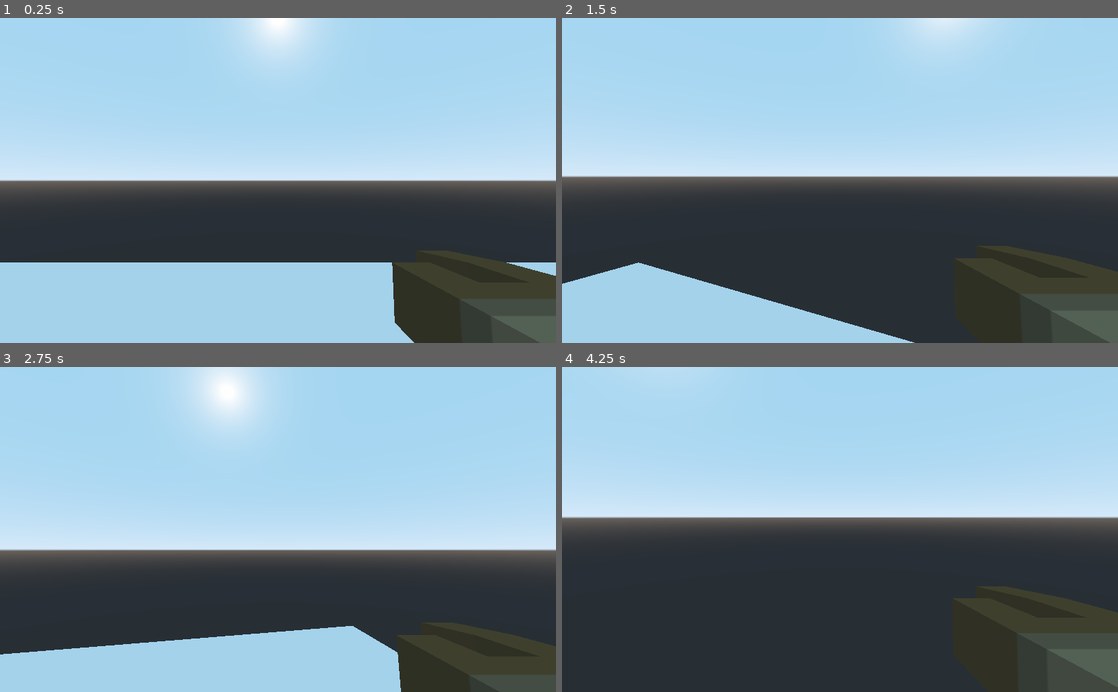
Above: before the commit, frames 1-4 (two rows, left to right).
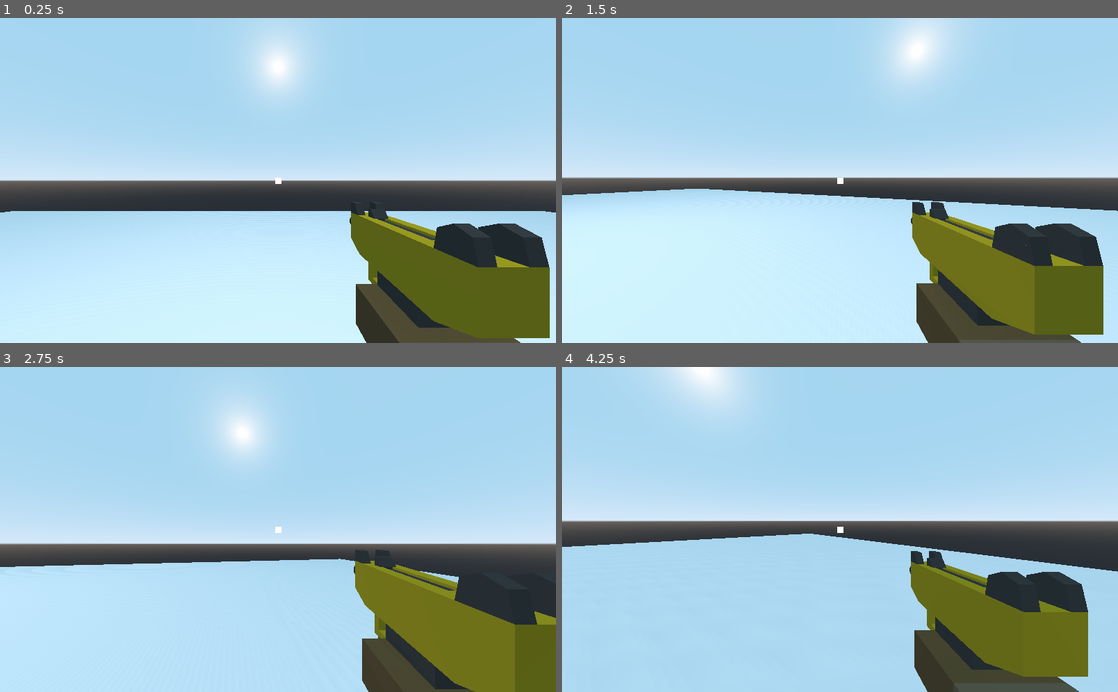
Above: after the commit, the same moments.

Repository: enumox/3d-fps-course
Game: Godot game, scene res://Game.tscn
The game is run twice, just before and just after one commit, with the same random seed, the same clock (stepped at 60 frames per second) and the same inputs.
Inputs (mouse positions are in pixels of both pictures, inside the frame that each line leads up to):
- Up to frame 1 (0.25 s): no input
- Up to frame 2 (1.5 s): move the mouse to (867, 180) at 0.52 s; hold D (move_right) 0.53-1.28 s; hold W (move_front) 0.53-1.28 s; tap Space (jump) at 0.77, 0.8, 1.07, 1.35 s; move the mouse to (812, 180) at 1.27 s; hold S (move_back) from 1.28 s (still down)
- Up to frame 3 (2.75 s): tap Space (jump) at 1.52, 1.82, 2.3 s; tap W (move_front) at 1.55 s; move the mouse to (289, 523) at 2.02 s; release S (move_back) at 2.03 s; hold D (move_right) from 2.03 s (still down); hold W (move_front) from 2.03 s (still down)
- Up to frame 4 (4.25 s): move the mouse to (834, 536) at 2.77 s; release W (move_front) at 2.78 s; tap W (move_front) at 2.85 s; tap Space (jump) at 3.02, 3.32, 3.6, 3.77, 4.07 s; move the mouse to (878, 532) at 3.52 s; release D (move_right) at 3.53 s; hold A (move_left) from 3.53 s (still down)

The runs differ from the first frame. In frame 1, 39% of the frame differs, in the area x 0-100%, y 0-100%; in frame 2, 43%; in frame 3, 31%; in frame 4, 44%.

Commit message:
Player movement improved, arm movement added

Diff:
--- a/final-project/Game.tscn
+++ b/final-project/Game.tscn
@@ -1,10 +1,15 @@
-[gd_scene load_steps=4 format=2]
+[gd_scene load_steps=6 format=2]
 
 [ext_resource path="res://player/Player.tscn" type="PackedScene" id=1]
 
 [sub_resource type="CubeMesh" id=1]
 
 [sub_resource type="ConvexPolygonShape" id=2]
+points = PoolVector3Array( -1, 1, 1, 1, 1, -1, 1, 1, 1, -1, 1, -1, -1, -1, 1, 1, -1, -1, 1, -1, 1, -1, -1, -1, 1, 1, 1, -1, 1, -1, 1, 1, -1, -1, 1, 1, 1, -1, 1, -1, -1, -1, 1, -1, -1, -1, -1, 1, 1, 1, 1, -1, -1, 1, -1, 1, 1, 1, -1, 1, 1, 1, -1, -1, -1, -1, -1, 1, -1, 1, -1, -1 )
+
+[sub_resource type="CubeMesh" id=3]
+
+[sub_resource type="ConvexPolygonShape" id=4]
 points = PoolVector3Array( -1, 1, 1, 1, 1, -1, 1, 1, 1, -1, 1, -1, -1, -1, 1, 1, -1, -1, 1, -1, 1, -1, -1, -1, 1, 1, 1, -1, 1, -1, 1, 1, -1, -1, 1, 1, 1, -1, 1, -1, -1, -1, 1, -1, -1, -1, -1, 1, 1, 1, 1, -1, -1, 1, -1, 1, 1, 1, -1, 1, 1, 1, -1, -1, -1, -1, -1, 1, -1, 1, -1, -1 )
 
 [node name="Game" type="Node"]
@@ -14,12 +19,56 @@
 move_speed = 25.0
 
 [node name="Floor" type="MeshInstance" parent="."]
-editor/display_folded = true
 transform = Transform( 61.5615, 0, 0, 0, 1, 0, 0, 0, 37.9698, 0, 0, 0 )
 mesh = SubResource( 1 )
 material/0 = null
 
 [node name="StaticBody" type="StaticBody" parent="Floor"]
+editor/display_folded = true
 
 [node name="CollisionShape" type="CollisionShape" parent="Floor/StaticBody"]
 shape = SubResource( 2 )
+
+[node name="CanvasLayer" type="CanvasLayer" parent="."]
+
+[node name="Control" type="Control" parent="CanvasLayer"]
+anchor_right = 1.0
+anchor_bottom = 1.0
+mouse_filter = 2
+
+[node name="ColorRect" type="ColorRect" parent="CanvasLayer/Control"]
+anchor_left = 0.5
+anchor_top = 0.5
+anchor_right = 0.5
+anchor_bottom = 0.5
+margin_left = -5.5
+margin_top = -5.5
+margin_right = 5.5
+margin_bottom = 5.5
+
+[node name="MeshInstance" type="MeshInstance" parent="."]
+transform = Transform( 1, 0, 0, 0, 1, 0, 0, 0, 1, 0, 2, 9 )
+mesh = SubResource( 3 )
+material/0 = null
+
+[node name="StaticBody" type="StaticBody" parent="MeshInstance"]
+
+[node name="CollisionShape" type="CollisionShape" parent="MeshInstance/StaticBody"]
+shape = SubResource( 4 )
+
+[node name="MeshInstance2" type="MeshInstance" parent="."]
+transform = Transform( 1, 0, 0, 0, 1, 0, 0, 0, 1, -9, 2, 6 )
+mesh = SubResource( 3 )
+material/0 = null
+
+[node name="StaticBody" type="StaticBody" parent="MeshInstance2"]
+
+[node name="CollisionShape" type="CollisionShape" parent="MeshInstance2/StaticBody"]
+shape = SubResource( 4 )
+
+[node name="OmniLight" type="OmniLight" parent="."]
+transform = Transform( 1, 0, 0, 0, 1, 0, 0, 0, 1, 0, 38, 0 )
+light_energy = 0.5
+shadow_enabled = true
+shadow_color = Color( 0.258824, 0.258824, 0.258824, 1 )
+omni_range = 83.0783
--- a/final-project/player/Player.gd
+++ b/final-project/player/Player.gd
@@ -2,35 +2,47 @@
 class_name Player
 
 onready var camera : Camera = $Camera
-onready var right_arm : Spatial = $Mesh/RightArm
+onready var right_arm : Spatial = $Body/RightArm
 
-export var move_speed := 250.0
-export var gravity := 2500.0
-export var jump_force := 1000.0
+export var move_speed := 1250.0
+export var gravity := 75.0
+export var jump_force := 20.0
+export var acceleration := 5.0
+export(float, 1.0, 3.0) var deceleration_factor := 2.0
 
 var velocity := Vector3()
 var yaw := 0
+var current_jump_force := 0.0
 
 
 func _ready() -> void:
 	Input.set_mouse_mode(Input.MOUSE_MODE_CAPTURED)
 
 
+func _process(delta: float) -> void:
+	right_arm.rotation_degrees.x = -camera.rotation_degrees.x - 90.0
+
+
 func _physics_process(delta: float) -> void:
-	var motion := Vector3(int(Input.is_action_pressed("move_right")) - int(Input.is_action_pressed("move_left")),
-		0, int(Input.is_action_pressed("move_back")) - int(Input.is_action_pressed("move_front")))
+	var motion := Vector3(Input.get_action_strength("move_right") - Input.get_action_strength("move_left"),
+		0, Input.get_action_strength("move_back") - Input.get_action_strength("move_front"))
 
-	velocity = motion.normalized() * move_speed
+	var desired_velocity := motion.normalized() * move_speed
+
+	desired_velocity = desired_velocity.rotated(Vector3.UP, rotation.y)
+	var factor := 1.0 if desired_velocity != Vector3.ZERO else deceleration_factor
+	velocity.x = lerp(velocity.x, desired_velocity.x, 5.0 * delta * factor)
+	velocity.z = lerp(velocity.z, desired_velocity.z, 5.0 * delta * factor)
 
 	velocity.y -= gravity * delta
 
 	if is_on_floor() and Input.is_action_just_pressed("jump"):
 		velocity.y = jump_force
 
-	velocity = move_and_slide(velocity.rotated(Vector3.UP, rotation.y), Vector3.UP)
+	velocity = move_and_slide(velocity, Vector3.UP)
 
 
-func _unhandled_input(event: InputEvent) -> void:
+func _input(event: InputEvent) -> void:
 	if event is InputEventMouseMotion:
 		yaw = yaw - event.relative.x * camera.mouse_sensitivity
 		rotation.y = deg2rad(yaw)
--- a/final-project/player/Player.tscn
+++ b/final-project/player/Player.tscn
@@ -1,8 +1,9 @@
-[gd_scene load_steps=10 format=2]
+[gd_scene load_steps=11 format=2]
 
 [ext_resource path="res://player/Player.gd" type="Script" id=1]
 [ext_resource path="res://assets/actors/lambert1.material" type="Material" id=2]
-[ext_resource path="res://player/PlayerCamera.gd" type="Script" id=3]
+[ext_resource path="res://assets/weapons/uziGold.obj" type="ArrayMesh" id=3]
+[ext_resource path="res://player/PlayerCamera.gd" type="Script" id=4]
 
 [sub_resource type="ArrayMesh" id=1]
 resource_name = "Body1"
@@ -49,8 +50,7 @@
 "vertex_count": 52
 }
 
-[sub_resource type="ArrayMesh" id=3]
-resource_name = "ArmLeft1"
+[sub_resource type="ArrayMesh" id=4]
 surfaces/0 = {
 "aabb": AABB( 2, 5, -1, 2, 7, 2.00001 ),
 "array_data": PoolByteArray( 0, 0, 0, 64, 0, 0, 16, 65, 0, 0, 128, 63, 0, 0, 127, 0, 126, 0, 0, 127, 117, 58, 146, 50,  …(7228 unchanged characters)…
@@ -64,8 +64,7 @@
 "vertex_count": 79
 }
 
-[sub_resource type="ArrayMesh" id=4]
-resource_name = "ArmRight1"
+[sub_resource type="ArrayMesh" id=5]
 surfaces/0 = {
 "aabb": AABB( -4, 5, -1, 2, 7, 2.00001 ),
 "array_data": PoolByteArray( 0, 0, 128, 192, 0, 0, 16, 65, 0, 0, 128, 63, 0, 0, 127, 0, 127, 0, 0, 127, 11, 47, 110, 56 …(7614 unchanged characters)…
@@ -79,26 +78,25 @@
 "vertex_count": 83
 }
 
-[sub_resource type="CapsuleShape" id=7]
-radius = 3.3
-height = 7.5
+[sub_resource type="BoxShape" id=6]
+extents = Vector3( 0.5, 0.5, 1 )
 
 [node name="Player" type="KinematicBody"]
 script = ExtResource( 1 )
 
 [node name="Body" type="Spatial" parent="."]
-transform = Transform( -1, 0, -8.74228e-08, 0, 1, 0, 8.74228e-08, 0, -1, 0, 0, 0 )
+transform = Transform( -0.15, 0, -2.26494e-08, 0, 0.15, 0, 2.26494e-08, 0, -0.15, 0, 0, 0 )
 
 [node name="Body1" type="MeshInstance" parent="Body"]
 mesh = SubResource( 1 )
 material/0 = ExtResource( 2 )
 
 [node name="LegLeft1" type="MeshInstance" parent="Body"]
-mesh = SubResource( 5 )
+mesh = SubResource( 2 )
 material/0 = ExtResource( 2 )
 
 [node name="LegRight1" type="MeshInstance" parent="Body"]
-mesh = SubResource( 6 )
+mesh = SubResource( 3 )
 material/0 = ExtResource( 2 )
 
 [node name="LeftArm" type="Spatial" parent="Body"]
@@ -107,26 +105,65 @@
 
 [node name="ArmLeft1" type="MeshInstance" parent="Body/LeftArm"]
 transform = Transform( 1, 0, 0, 0, 1, 0, 0, 0, 1, -2, -11, 0 )
-mesh = SubResource( 3 )
+mesh = SubResource( 4 )
 material/0 = ExtResource( 2 )
 
 [node name="RightArm" type="Spatial" parent="Body"]
-editor/display_folded = true
-transform = Transform( 1, 8.70901e-08, 7.98034e-08, -8.70901e-08, 0.0871558, 0.996195, 7.98034e-08, -0.996195, 0.0871558, -2, 11, -1.74846e-07 )
+transform = Transform( 1, 0, 0, 0, -4.37114e-08, 1, 0, -1, -4.37114e-08, -2, 11, -1.74846e-07 )
 
 [node name="ArmRight1" type="MeshInstance" parent="Body/RightArm"]
 transform = Transform( 1, 0, 0, 0, 1, 0, 0, 0, 1, 2, -11, 0 )
-mesh = SubResource( 4 )
+mesh = SubResource( 5 )
 material/0 = ExtResource( 2 )
 
 [node name="WeaponSlot" type="Spatial" parent="Body/RightArm"]
 transform = Transform( 1, 0, -1.88738e-15, 0, 1, 0, -2.16493e-15, 0, 1, -1, -4.98097, 0.435779 )
 
+[node name="TestWeapon" type="MeshInstance" parent="Body/RightArm/WeaponSlot"]
+transform = Transform( 100, -1.50996e-05, -1.50996e-05, -1.50996e-05, -4.37114e-06, -100, 1.50996e-05, 100, -4.37114e-06, 0, 0, 9.53674e-07 )
+mesh = ExtResource( 3 )
+material/0 = null
+material/1 = null
+material/2 = null
+material/3 = null
+material/4 = null
+material/5 = null
+material/6 = null
+material/7 = null
+material/8 = null
+material/9 = null
+material/10 = null
+material/11 = null
+material/12 = null
+material/13 = null
+material/14 = null
+material/15 = null
+material/16 = null
+material/17 = null
+material/18 = null
+material/19 = null
+material/20 = null
+material/21 = null
+material/22 = null
+material/23 = null
+material/24 = null
+material/25 = null
+material/26 = null
+material/27 = null
+material/28 = null
+material/29 = null
+material/30 = null
+material/31 = null
+material/32 = null
+material/33 = null
+
 [node name="Camera" type="Camera" parent="."]
-transform = Transform( 1, 0, 0, 0, 1, 0, 0, 0, 1, 0, 13, -1 )
+transform = Transform( 1, 0, 0, 0, 1, 0, 0, 0, 1, 0, 2.20113, -0.121668 )
 current = true
-script = ExtResource( 3 )
+fov = 90.0
+script = ExtResource( 4 )
+max_pitch = 60.0
 
 [node name="CollisionShape" type="CollisionShape" parent="."]
-transform = Transform( 1, 0, 0, 0, -4.37114e-08, -1, 0, 1, -4.37114e-08, 0, 7, 0 )
-shape = SubResource( 7 )
+transform = Transform( 1, 0, 0, 0, -4.37114e-08, -1, 0, 1, -4.37114e-08, 0, 1, 0 )
+shape = SubResource( 6 )
--- a/final-project/player/PlayerCamera.gd
+++ b/final-project/player/PlayerCamera.gd
@@ -5,7 +5,7 @@
 
 var pitch := 0
 
-func _unhandled_input(event: InputEvent) -> void:
+func _input(event: InputEvent) -> void:
 	if event is InputEventMouseMotion:
 		pitch = clamp(pitch - event.relative.y * mouse_sensitivity, - max_pitch, max_pitch)
 		rotation.x = deg2rad(pitch)
Not shown: 2 places in final-project/player/Player.tscn that only renumber resources
